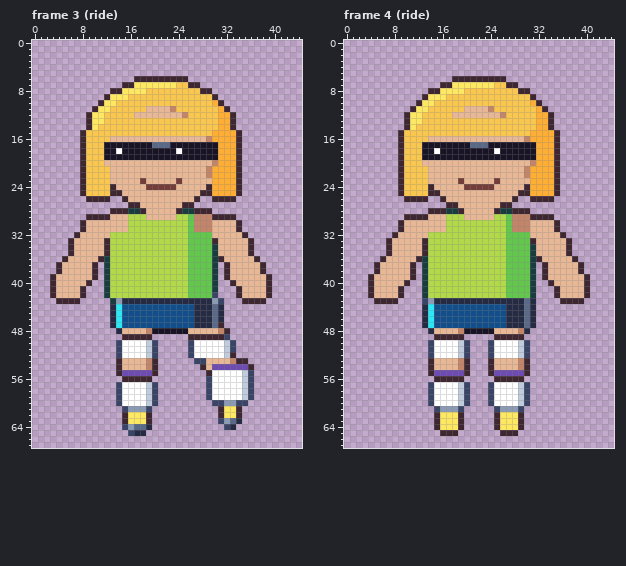
Pixel-art file: art/hood-city/rollerblader@94.aseprite. Above, as it was before the edit.
45x68 pixels, 4 frames. Shown: frame 3 (ride), frame 4 (ride). The commit also changed other frames, which this record leaves out.
New version:
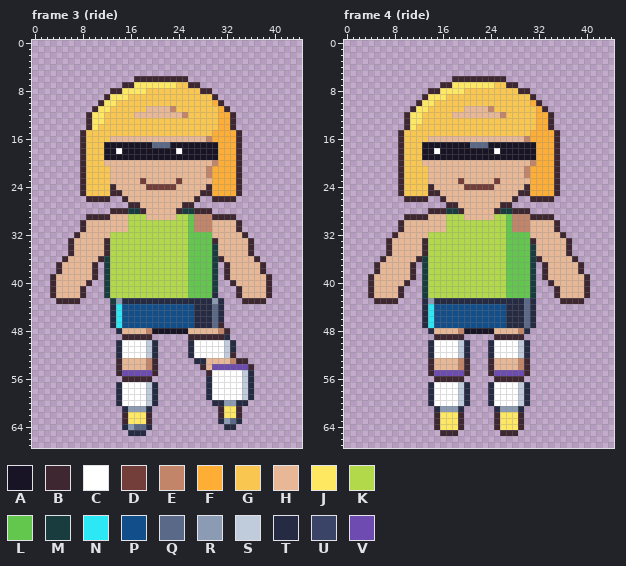
Palette (. is transparent): A #181425  B #3e2731  C #ffffff  D #733e39  E #c28569  F #feae34  G #f9c74f  H #e8b796  J #fee761  K #b2d94a  L #63c74d  M #193c3e  N #2ce8f5  P #124e89  Q #5a6988  R #8b9bb4  S #c0cbdc  T #262b44  U #3a4466  V #6d4bb0
Edits made:
Frame 3 (ride):
y 42: x 30 U -> T
y 43: x 31 U -> T
y 49: x 32 U -> T
y 50..51: x 14 U -> T; x 20 U -> T; x 26 U -> T; x 33 U -> T
y 52: x 14 U -> T; x 20 U -> T; x 26 U -> T
y 53: x 27..28 UU -> TT
y 55: x 36 U -> T
y 56: x 29 U -> T; x 36 U -> T
y 57..59: x 14 U -> T; x 20 U -> T; x 29 U -> T; x 36 U -> T
y 60: x 14 U -> T; x 20 U -> T; x 30..31 UU -> TT; x 34..35 UU -> TT
y 61: x 15 U -> T; x 19 U -> T
y 63: x 31 U -> T
y 64: x 15 U -> T; x 32 U -> T
y 65: x 16 U -> T
Frame 4 (ride):
y 43: x 13 U -> T
y 50..52: x 14 U -> T; x 20 U -> T; x 24 U -> T; x 30 U -> T
y 57..60: x 14 U -> T; x 20 U -> T; x 24 U -> T; x 30 U -> T
y 61: x 15 U -> T; x 19 U -> T; x 25 U -> T; x 29 U -> T
